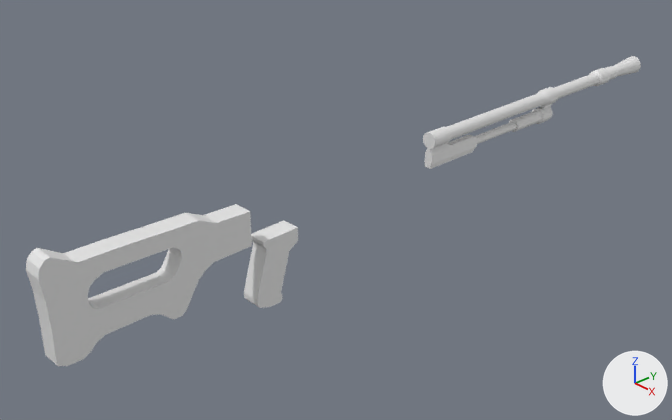
An edit to the Blender file PKM/PKM.blend, drawn before and after from the same camera.
One viewpoint serves both versions: a camera (50 mm lens) standing at (7.08, -7.82, 4.44) and looking at (-0.49, -0.85, -0.58). The lights are fixed; the arrows at lower right show +X, +Y and +Z.
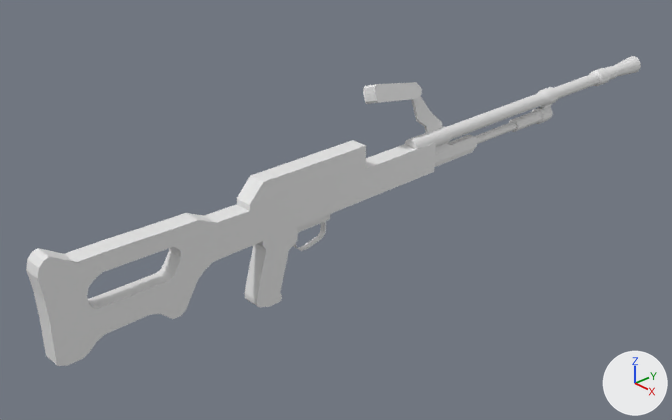
Where the newer file only moved an object's origin or applied its transform, the numbers keep the older frame.

Boxes (x1, y1, x2, y2) around the edits, measured in the pictures (672 x 420 px; the box of a moved part takes in the faces that stretch with it):
'Cube.002', added
    after: (250, 142, 436, 246)
'Cube.003', added
    after: (237, 140, 366, 212)
'Cylinder', reshaped (9% wider)
    before: (423, 56, 641, 149)
    after: (404, 56, 641, 149)
'Cube.001', rescaled
    before: (244, 221, 298, 308)
    after: (245, 228, 298, 307)
'Cube.006', added
    after: (363, 82, 422, 104)
'Cube.005', added
    after: (411, 96, 443, 133)
'Cube.004', added
    after: (293, 214, 330, 251)
part 1 of me_cylinder, moved or reshaped
    before: (427, 127, 452, 148)
    after: (410, 127, 452, 149)

The change in detail:
me_cylinder has 544 vertices, 521 faces and spans x -1.48..1.48, y -1.48..1.48, z -3.53..1.34.
me_cylinder is used by ob_cylinder; location (0.0, 1.53, 0.18); rotation (1.571, 0.0, 0.0), in degrees (90, 0, 0); scale (0.0874, 0.0874, 0.949).
me_cylinder part 1: all 32 vertices in x -1.18..1.18, y -1.18..1.18, z 1.34 are moved by (0.0, 0.0, 0.35).
Mesh me_cube_006 is new.
It has 30 vertices, 28 faces and spans x -1.0..1.0, y -1.33..5.67, z -1.0..0.93.
Mesh me_cube_005 is new.
It has 24 vertices, 22 faces and spans x -1.0..1.0, y -3.27..2.36, z -1.0..6.83.
Mesh me_cube_002 is new.
It has 64 vertices, 66 faces and spans x -1.0..1.0, y -1.0..1.03, z -5.17..0.97.
Mesh me_cube_001 is new.
It has 16 vertices, 16 faces and spans x -1.0..1.0, y -1.0..0.98, z -1.0..1.0.
Mesh me_cube is new.
It is a box spanning x -1.0..1.0, y -1.0..1.0, z -0.96..1.04.
Object 'Cube.001' (ob_cube_001) is rescaled from (0.12, 0.415, 0.415) to (0.11, 0.415, 0.415).
Object 'Cube.006' (ob_cube_006) is new; it shows me_cube_006.
Its location is (-0.25, -0.4, 0.88).
Its rotation in degrees is (-10, -19, 0).
Its scale is (0.1, 0.11, 0.11).
Object 'Cube.005' (ob_cube_005) is new; it shows me_cube_005.
Its location is (-0.06, 0.35, 0.34).
Its rotation in degrees is (0, -19, 0).
Its scale is (0.02, 0.0702, 0.0702).
Object 'Cube.004' (ob_cube_004) is new; it shows me_cube_002.
Its location is (0.0, -1.7, -0.26).
Its scale is (0.04, 0.275, 0.0598).
Object 'Cube.003' (ob_cube_003) is new; it shows me_cube_001.
Its location is (0.0, -1.78, 0.34).
Its scale is (0.11, -0.843, -0.144).
Object 'Cube.002' (ob_cube_002) is new; it shows me_cube.
Its location is (0.0, -1.17, -0.01).
Its scale is (0.11, 1.43, 0.196).
